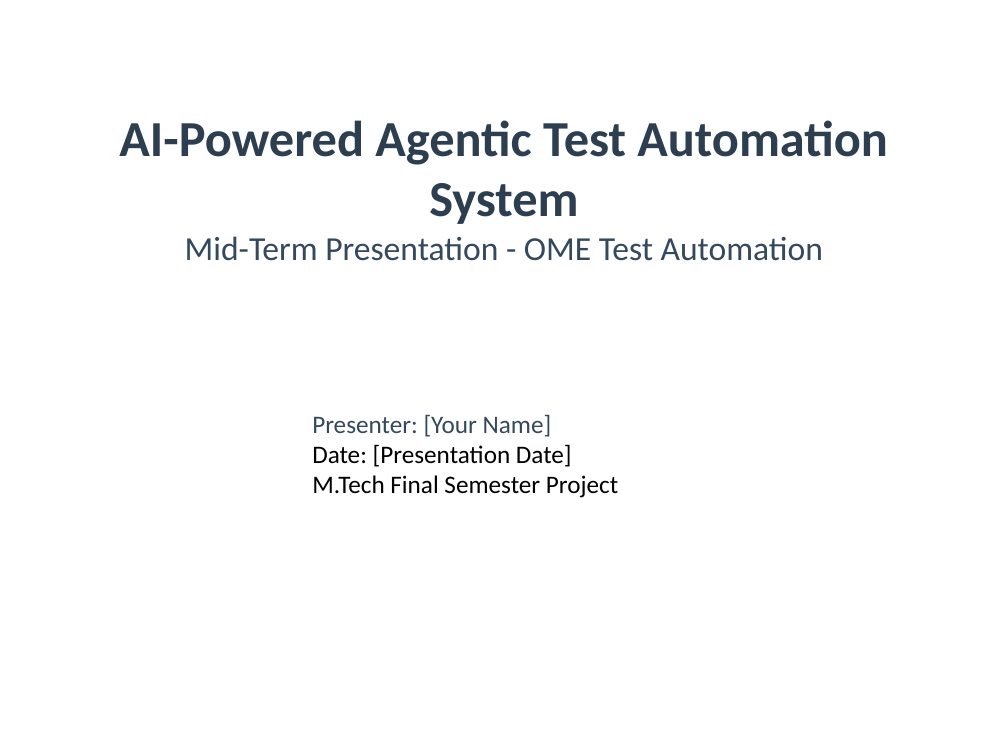
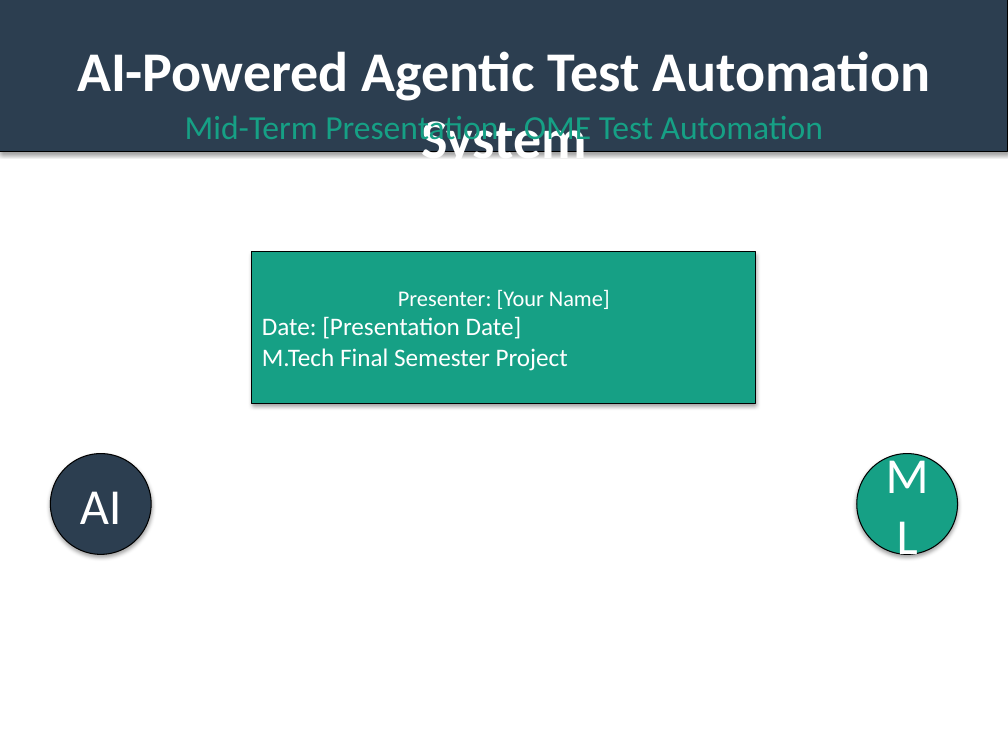
Before and after one commit to revathi-c1025/Final-Sem-Project, a slide deck: slide 1 of Demo Project/presentation.pptx. Drawn at 1008x756 pixels with LibreOffice and Linux fonts; fonts in the diff are those of the drawing. Boxes give left, top, right and bottom in pixels: in the first picture for what was removed or moved away, otherwise in the second. Text is boxed around its words. In the diff, an @@ line names an element or a change of style, - is before the commit and + after.

```diff
--- a/Demo Project/presentation.pptx
+++ b/Demo Project/presentation.pptx
@@ rectangle added at (0,0,1008,151), fill #2C3E50, outline #000000 0.75 pt @@
@@ text "AI-Powered Agentic Test Automation System": place and size @@
-text "AI-Powered Agentic Test Automation System" at (119,120,887,224)
+text "AI-Powered Agentic Test Automation System" at (77,51,930,171)
@@ text "AI-Powered Agentic Test Automation System" at (77,51,930,171): size 36 to 40 pt, text colour #2C3E50 to #FFFFFF @@
@@ text "Mid-Term Presentation - OME Test ...": place and size @@
-text "Mid-Term Presentation - OME Test ..." at (185,236,823,261)
+text "Mid-Term Presentation - OME Test ..." at (185,116,823,147)
@@ text "Mid-Term Presentation - OME Test ..." at (185,116,823,147): text colour #34495E to #16A085 @@
@@ rectangle "Presenter: [Your Name]": place and size @@
-rectangle "Presenter: [Your Name]" at (312,414,618,498)
+rectangle "Presenter: [Your Name]" at (252,252,756,403)
@@ rectangle "Presenter: [Your Name]" at (252,252,756,403): size 18 to 16 pt, text colour #34495E to #FFFFFF in "Presenter: [Your Name]"; text colour #000000 to #FFFFFF in "Date: [Presentation Date]", "M.Tech Final Semester Project"; alignment left to centre; vertical alignment top to middle; fill none to #16A085; outline none to #000000 0.75 pt; shadow on @@
@@ ellipse added at (50,454,151,554), fill #2C3E50, outline #000000 0.75 pt, 36 pt, text #FFFFFF @@
+AI
@@ ellipse added at (857,454,958,554), fill #16A085, outline #000000 0.75 pt, 36 pt, text #FFFFFF @@
+ML
```
Also in this commit, not shown: 16 other slides changed, 20 other files.
